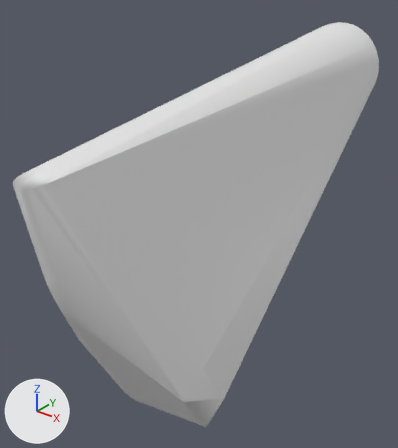
Renders of the OBJ model ros_workspace/hook_description/meshes/bdi_hook_chull.obj from each side of a commit.
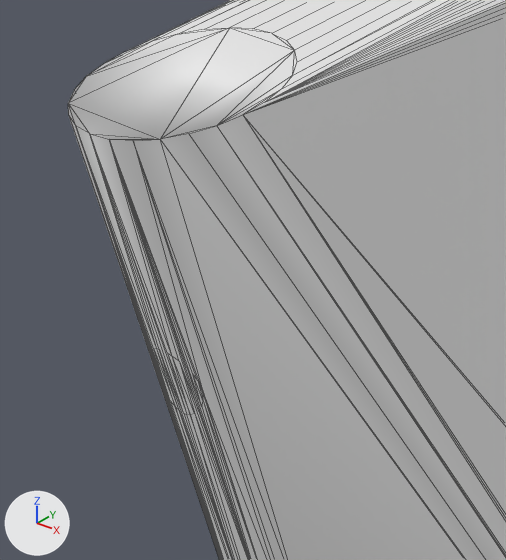
Each version appears first whole from a 50 mm lens placed at (170.0, -367.0, 69.0), pointed at (-10.0, -143.0, -71.0), and next in a close-up on the part from 0% to 24% of the width and 37% to 60% of the height. Arrows for +X, +Y and +Z are at lower left; the lights stay in place. The close-ups show mesh edges as thin lines. Where no turn or scale is listed for an object, it has been applied to the vertices.

In view in the first close-up: 'bdi_hook_chull'.
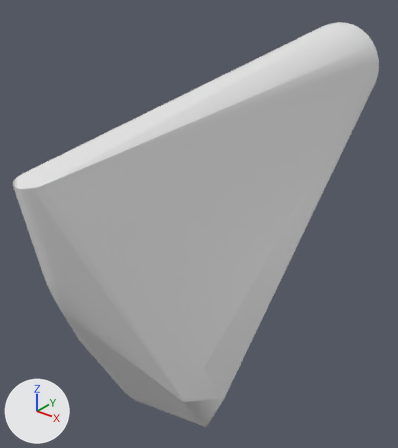
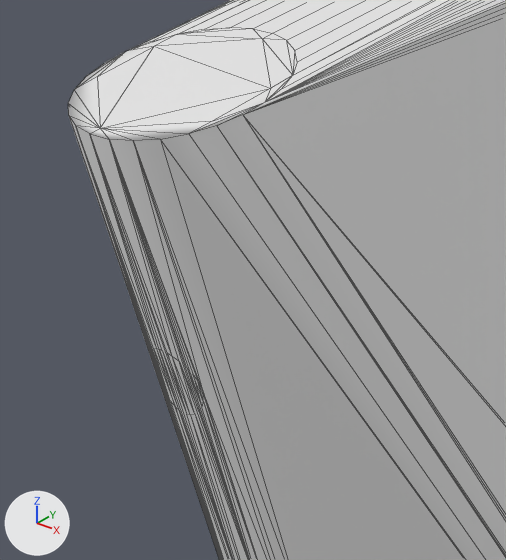
The newer file is also rescaled (x0.001) as a whole; pictures and numbers use the older file's frame.

Location of each change, (x1, y1, x2, y2) in pixels of the close-ups (506 x 560 px):
```json
{"part": 1, "of": "me_bdi_hook_chull", "change": "built on", "before": [90, 0, 364, 560], "after": [68, 0, 364, 560]}
```

Scene script edits in JSON lines:
```json
{"block": "me_bdi_hook_chull", "where": "# used by ob_bdi_hook_chull; location = (0.0, 0.0, 0.0)"}
{"op": "remove", "block": "me_bdi_hook_chull", "code": "me_bdi_hook_chull.from_pydata(...)  # 379 vertices, 754 faces; spans x -38.0..38.0, y -262.0..0.0, z -159.0..29.0"}
{"op": "add", "block": "me_bdi_hook_chull", "code": "me_bdi_hook_chull.from_pydata(...)  # 382 vertices, 760 faces; spans x -38.0..38.0, y -262.0..0.0, z -159.0..29.0"}
{"block": "me_bdi_hook_chull", "change": "me_bdi_hook_chull part 1: 1 vertex moved within x 0.0, y -247.0, z -5.0; 1 vertex removed from x 0.0, y -258.0, z -31.0; 7 vertices added at x -7.0..7.0, y -261.0..-247.0, z -25.0..-5.0"}
```
